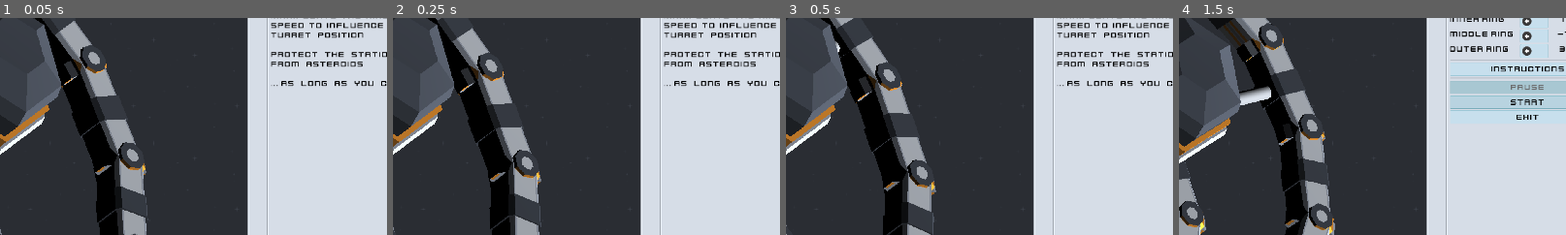
Above: before the commit, frames 1-4 (left to right).
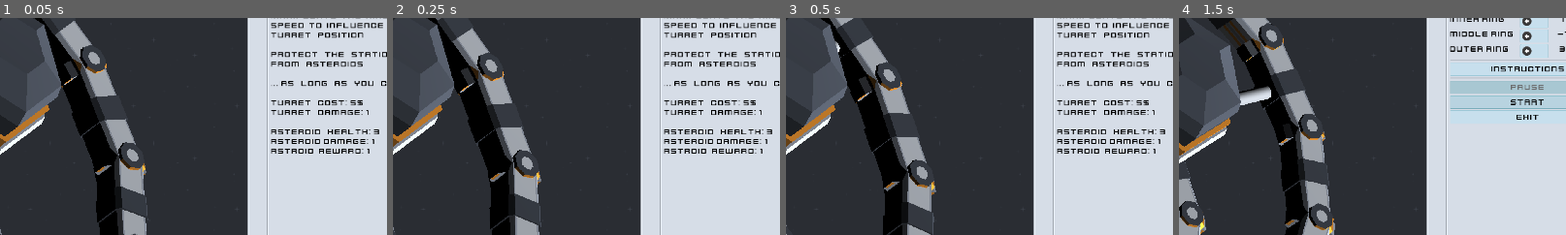
Above: after the commit, the same moments.

Repository: Wrzlprnft/ProtectPortPolyPls
Game: Godot game, scene res://scenes/Main.tscn
Two runs of this game, one before a commit and one after it. Both use one fixed random seed, a clock stepped at 60 frames per second and the inputs below.
Inputs:
- Up to frame 1 (0.05 s): no input
- Up to frame 2 (0.25 s): no input
- Up to frame 3 (0.5 s): no input
- Up to frame 4 (1.5 s): click "Game" at 0.5 s; click "Start" at 1.25 s
The pictures show only the part of the screen within x 43-93%, y 23-73%; the shares and areas given below are measured in that part.

The runs differ from the first frame. In frame 1, 1.6% of the frame differs, in the area x 69-98%, y 37-63%; in frame 2, 1.6%; in frame 3, 1.6%; in frame 4, nothing differs.

Commit message:
added logo

Diff:
--- a/project.godot
+++ b/project.godot
@@ -12,6 +12,8 @@
 
 config/name="ProtectPortPolyPls"
 run/main_scene="res://scenes/Main.tscn"
+config/icon="res://assets/Station_topdown.png"
+config/windows_native_icon="res://icon.ico"
 
 [autoload]
 
--- /dev/null
+++ b/scenes/Logo.tscn
@@ -0,0 +1,38 @@
+[gd_scene load_steps=4 format=2]
+
+[ext_resource path="res://assets/fonts/kenvector_future.ttf" type="DynamicFontData" id=1]
+[ext_resource path="res://assets/ui/metalPanel_plate.png" type="Texture" id=2]
+
+[sub_resource type="DynamicFont" id=1]
+size = 128
+font_data = ExtResource( 1 )
+
+[node name="RichTextLabel" type="RichTextLabel"]
+anchor_right = 1.0
+rect_clip_content = false
+size_flags_horizontal = 3
+custom_fonts/normal_font = SubResource( 1 )
+custom_colors/default_color = Color( 0.643137, 0.643137, 0.643137, 1 )
+text = " ~: Protect Port Poly
+ ~: PLS ?"
+fit_content_height = true
+scroll_active = false
+__meta__ = {
+"_edit_use_anchors_": false
+}
+
+[node name="NinePatchRect" type="NinePatchRect" parent="."]
+modulate = Color( 0.223529, 0.223529, 0.223529, 1 )
+show_behind_parent = true
+anchor_right = 1.0
+anchor_bottom = 1.0
+size_flags_horizontal = 3
+size_flags_vertical = 3
+texture = ExtResource( 2 )
+patch_margin_left = 7
+patch_margin_top = 7
+patch_margin_right = 7
+patch_margin_bottom = 7
+__meta__ = {
+"_edit_use_anchors_": false
+}
--- a/scenes/Main.tscn
+++ b/scenes/Main.tscn
@@ -47,13 +47,12 @@
 "values": [ 1.0, 0.99 ]
 }
 
-[sub_resource type="SphereShape" id=1]
+[sub_resource type="SphereShape" id=2]
 radius = 1.40213
 
-[sub_resource type="SphereShape" id=2]
-
-[sub_resource type="Animation" id=3]
-resource_name = "camera pan"
+[sub_resource type="SphereShape" id=3]
+
+[sub_resource type="Animation" id=4]
 length = 2.0
 tracks/0/type = "transform"
 tracks/0/path = NodePath(".")
@@ -179,7 +178,14 @@
 
 protect   the   station   from   asteroids
 
-... as   long   as   you   can!"
+... as   long   as   you   can!
+
+Turret   Cost: 5$
+Turret   Damage: 1
+
+Asteroid   Health: 3
+Asteroid Damage: 1
+Astroid  Reward: 1"
 __meta__ = {
 "_edit_use_anchors_": false
 }
@@ -202,6 +208,8 @@
 [node name="VBoxContainer" type="VBoxContainer" parent="MenuBar/VBoxContainer2/TabContainer/Buttons"]
 anchor_right = 1.0
 anchor_bottom = 1.0
+size_flags_horizontal = 3
+size_flags_vertical = 3
 __meta__ = {
 "_edit_use_anchors_": false
 }
@@ -998,7 +1006,7 @@
 size = 11.88
 
 [node name="AnimationPlayer" type="AnimationPlayer" parent="ViewportContainer/Viewport/Camera"]
-"anims/camera pan" = SubResource( 3 )
+"anims/camera pan" = SubResource( 4 )
 
 [node name="BakedLightmap" type="BakedLightmap" parent="ViewportContainer/Viewport"]
 extents = Vector3( 25, 19, 20 )
Binary file added: assets/Station_topdown.png
Not shown, added: assets/Station_topdown.png.import
Not shown: 5 places in assets/Theme.tres that only renumber resources
Binary file added: icon.ico
Binary file added: logo.png
Not shown, added: logo.png.import
Not shown: 8 places in scenes/Main.tscn that only renumber resources
